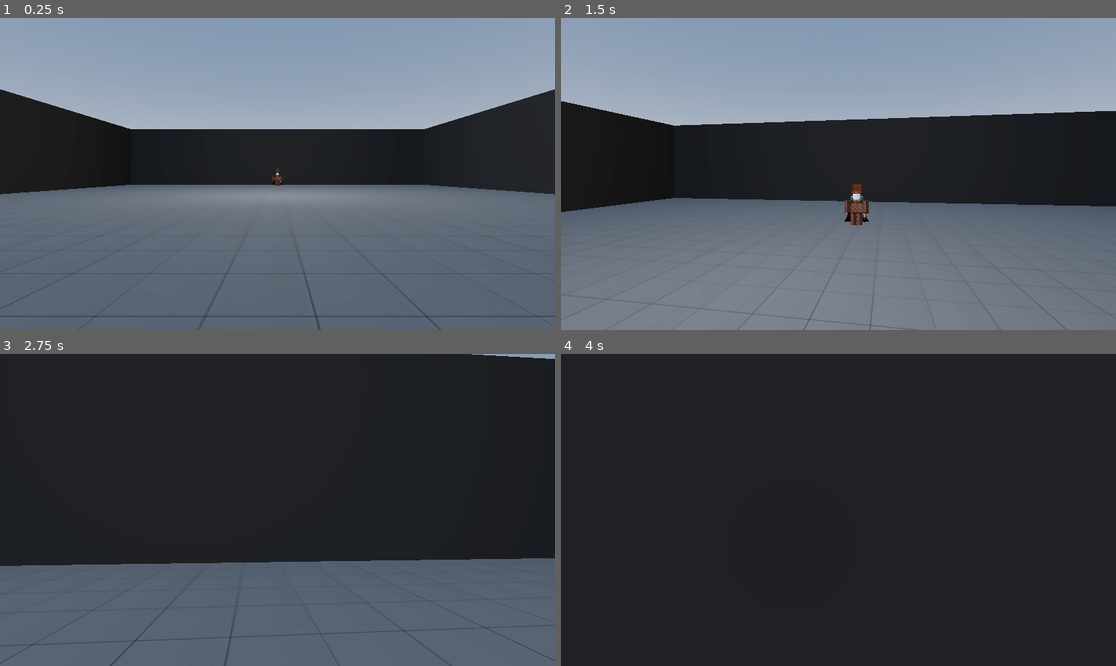
Above: before the commit, frames 1-4 (two rows, left to right).
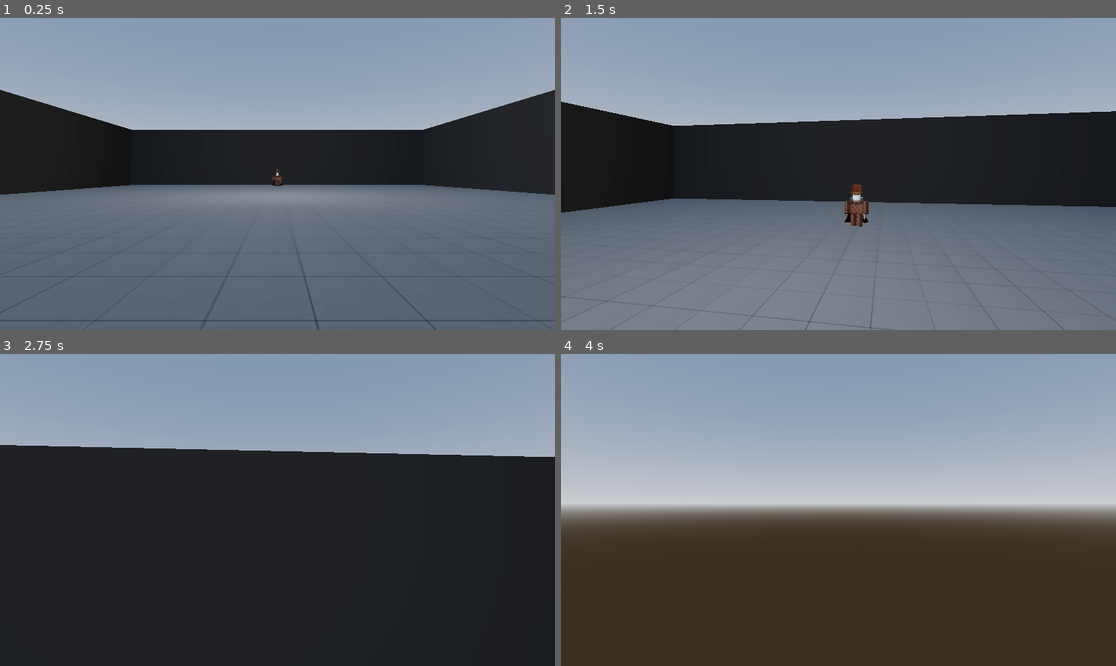
Above: after the commit, the same moments.

Repository: fantasticyeyplustiger/fantastic-boss-fight
Game: Godot game, scene res://Level/Level.tscn
Two runs of this game, one before a commit and one after it. Both use one fixed random seed, a clock stepped at 60 frames per second and the inputs below.
Inputs (mouse positions are in pixels of both pictures, inside the frame that each line leads up to):
- Up to frame 1 (0.25 s): no input
- Up to frame 2 (1.5 s): tap Enter at 0.5 s; move the mouse to (866, 174) at 0.52 s; hold W (up) from 0.53 s (still down); tap F (parry, bound only after the commit) at 0.6 s; tap Space (jump) at 0.77 s; move the mouse to (810, 174) at 1.27 s; tap Shift (dash) at 1.35 s
- Up to frame 3 (2.75 s): keep holding W (up); tap Space (jump) at 1.52 s; tap F (parry, bound only after the commit) at 1.55, 2.1 s; move the mouse to (288, 503) at 2.02 s
- Up to frame 4 (4 s): keep holding W (up); move the mouse to (832, 516) at 2.77 s; tap F (parry, bound only after the commit) at 2.85, 3.8 s; tap Space (jump) at 3.02, 3.77 s; move the mouse to (877, 513) at 3.52 s; hold Shift (dash) from 3.53 s (still down)

The runs differ from the first frame. In frame 1, 0.8% of the frame differs, in the area x 0-100%, y 22-100%; in frame 2, 0.6%; in frame 3, 64%; in frame 4, 100%, in the area x 0-100%, y 0-100%.

Commit message:
successful parry

Diff:
--- a/fantastic-boss-fight/Boss/Boss.gd
+++ b/fantastic-boss-fight/Boss/Boss.gd
@@ -41,6 +41,8 @@
 	elif not attacking and can_walk:
 		walk_towards_player()
 
+	Global.boss_position = global_position
+
 
 func attack_loop() -> void:
 
@@ -54,12 +56,14 @@
 				ground_charge(target_position)
 			else:
 				air_charge(target_position)
-		6: pass
+		6: throw_fist()
 		7: pass
 		8: pass # RESET
 
 	attacking = false
+	current_attack += 1
 
+## Makes the boss charge towards the player in the air.
 func air_charge(target_position : Vector3) -> void:
 	damage = MED_DAMAGE
 	look_at(target_position)
@@ -87,6 +91,7 @@
 	walk_cooldown.start(0.2)
 	attack_cd_timer.start(0.25)
 
+## Makes the boss charge towards the player on the ground.
 func ground_charge(target_position : Vector3) -> void:
 	damage = HIGH_DAMAGE
 
@@ -138,6 +143,17 @@
 	attack_cd_timer.start(0.75)
 	SpawnObject.ground_shockwave(target_position)
 
+## Makes the boss throw his right arm/fist towards the player.
+# Constantly chases them until it hits, gets parried, or runs out of time to hit.
+func throw_fist() -> void:
+	$Torso/RightArm.visible = false
+	SpawnObject.right_arm(global_position + Vector3(0.56, 0, 0))
+
+	walk_cooldown.start(0.45)
+	attack_cd_timer.start(0.5)
+	respawn_right_arm(1.0) # Await is asynchronous
+
+
 func walk_towards_player() -> void:
 	var vector2_pos = Vector3(global_position.x, 0.0, global_position.z)
 	var vector2_player_pos = Vector3(Global.player_position.x, 0.0, Global.player_position.z)
@@ -157,6 +173,10 @@
 	rotation.x = 0
 	rotation.z = 0
 
+func respawn_right_arm(wait_time : float) -> void:
+	await get_tree().create_timer(wait_time).timeout
+	$Torso/RightArm.visible = true
+
 func reset_cooldown() -> void:
 	attack_cooldown = false
 
--- a/fantastic-boss-fight/Boss/Boss.tscn
+++ b/fantastic-boss-fight/Boss/Boss.tscn
@@ -17,6 +17,7 @@
 [ext_resource type="Texture2D" uid="uid://bp4ixlf7s5xe0" path="res://Boss/BossTextures/RightArm.png" id="15_bypl5"]
 [ext_resource type="ArrayMesh" uid="uid://dti73rrp1wpt2" path="res://Boss/BossOBJ/RightLeg.obj" id="16_0s803"]
 [ext_resource type="Texture2D" uid="uid://bx0ljwscbm2y6" path="res://Boss/BossTextures/RightLeg.png" id="17_kxks5"]
+[ext_resource type="Script" uid="uid://bvhgjin7bhwg0" path="res://Knockback.gd" id="18_b0eo8"]
 
 [sub_resource type="StandardMaterial3D" id="StandardMaterial3D_exinx"]
 albedo_texture = ExtResource("3_b0eo8")
@@ -58,7 +59,7 @@
 albedo_color = Color(1, 0, 0, 0)
 
 [sub_resource type="CylinderShape3D" id="CylinderShape3D_8ujus"]
-height = 20.0
+height = 80.0
 radius = 25.0
 
 [sub_resource type="CylinderMesh" id="CylinderMesh_8ujus"]
@@ -456,6 +457,7 @@
 [node name="ChargePath" type="Area3D" parent="."]
 collision_layer = 2
 collision_mask = 0
+script = ExtResource("18_b0eo8")
 
 [node name="Hitbox" type="CollisionShape3D" parent="ChargePath"]
 transform = Transform3D(1, 0, 0, 0, 1, 0, 0, 0, 1, 0, 0, -61)
@@ -471,6 +473,9 @@
 [node name="ChargeLanding" type="Area3D" parent="."]
 collision_layer = 2
 collision_mask = 0
+script = ExtResource("18_b0eo8")
+knockback = true
+launch_up = true
 
 [node name="LandingHitbox" type="CollisionShape3D" parent="ChargeLanding"]
 visible = false
@@ -486,9 +491,12 @@
 [node name="AirChargePath" type="Area3D" parent="."]
 collision_layer = 2
 collision_mask = 0
+script = ExtResource("18_b0eo8")
+knockback = true
 
 [node name="Hitbox" type="CollisionShape3D" parent="AirChargePath"]
 transform = Transform3D(1, 0, 0, 0, -4.37114e-08, 1, 0, -1, -4.37114e-08, 0, 0, -16)
+visible = false
 shape = SubResource("CylinderShape3D_b0eo8")
 
 [node name="VisibleHitbox" type="MeshInstance3D" parent="AirChargePath"]
--- a/fantastic-boss-fight/Global.gd
+++ b/fantastic-boss-fight/Global.gd
@@ -2,3 +2,5 @@
 
 var player_position : Vector3
 var player_in_air : bool
+
+var boss_position : Vector3
--- /dev/null
+++ b/fantastic-boss-fight/Knockback.gd
@@ -0,0 +1,6 @@
+extends Area3D
+
+## For knocking back the player if they get hit by this hitbox.
+@export var knockback : bool = false
+@export var launch_up : bool = false
+@export var parryable : bool = false
--- a/fantastic-boss-fight/Level/GlobalSpawner.tscn
+++ b/fantastic-boss-fight/Level/GlobalSpawner.tscn
@@ -1,9 +1,6 @@
-[gd_scene load_steps=3 format=3 uid="uid://b6gda610u3aa0"]
+[gd_scene load_steps=2 format=3 uid="uid://b6gda610u3aa0"]
 
 [ext_resource type="Script" uid="uid://dtdkpvtmmg04e" path="res://Level/SpawnObject.gd" id="1_7rg07"]
-[ext_resource type="PackedScene" uid="uid://deyfmbyhdj6lj" path="res://Level/SpawnedObjects/GroundShockwave.tscn" id="2_7rg07"]
 
 [node name="GlobalSpawner" type="Node3D"]
 script = ExtResource("1_7rg07")
-
-[node name="Shockwave" parent="." instance=ExtResource("2_7rg07")]
--- a/fantastic-boss-fight/Level/SpawnObject.gd
+++ b/fantastic-boss-fight/Level/SpawnObject.gd
@@ -1,9 +1,16 @@
 extends Node3D
 
 @onready var ground_shockwave_mesh = preload("res://Level/SpawnedObjects/GroundShockwave.tscn")
+@onready var right_arm_mesh = preload("res://Level/SpawnedObjects/RightArm.tscn")
 
 func ground_shockwave(target_position : Vector3) -> void:
 	var new_shockwave : MeshInstance3D = ground_shockwave_mesh.instantiate()
 	new_shockwave.position = Vector3(target_position.x, 0.0, target_position.z)
 	new_shockwave.visible = true
 	add_child(new_shockwave)
+
+func right_arm(arm_position : Vector3) -> void:
+	var new_arm : CharacterBody3D = right_arm_mesh.instantiate()
+	new_arm.position = arm_position
+	new_arm.visible = true
+	add_child(new_arm)
--- /dev/null
+++ b/fantastic-boss-fight/Level/SpawnedObjects/RightArm.gd
@@ -0,0 +1,20 @@
+extends CharacterBody3D
+
+var damage : float = 50.0
+var toward_player : bool = true
+
+func _physics_process(_delta: float) -> void:
+	if toward_player:
+		velocity = (Global.player_position - global_position) * 3.0
+		look_at(Global.player_position)
+	else:
+		velocity = (Global.boss_position - global_position) * 4.0
+		look_at(Global.boss_position)
+	move_and_slide()
+
+func hit(area: Area3D) -> void:
+	if area.get_parent().parrying:
+		toward_player = false
+
+func destroy_self() -> void:
+	queue_free()
--- /dev/null
+++ b/fantastic-boss-fight/Level/SpawnedObjects/RightArm.tscn
@@ -0,0 +1,72 @@
+[gd_scene load_steps=12 format=3 uid="uid://byownf0n8g04s"]
+
+[ext_resource type="ArrayMesh" uid="uid://ddfixeyfopnll" path="res://Boss/BossOBJ/RightArm.obj" id="1_54uvx"]
+[ext_resource type="Script" uid="uid://b3mlci34x4swv" path="res://Level/SpawnedObjects/RightArm.gd" id="1_rpk7q"]
+[ext_resource type="Texture2D" uid="uid://bp4ixlf7s5xe0" path="res://Boss/BossTextures/RightArm.png" id="2_rpk7q"]
+[ext_resource type="Script" uid="uid://bvhgjin7bhwg0" path="res://Knockback.gd" id="4_e1rwd"]
+
+[sub_resource type="StandardMaterial3D" id="StandardMaterial3D_qukvd"]
+albedo_texture = ExtResource("2_rpk7q")
+
+[sub_resource type="BoxShape3D" id="BoxShape3D_54uvx"]
+size = Vector3(0.35, 0.35, 0.75)
+
+[sub_resource type="BoxShape3D" id="BoxShape3D_e1rwd"]
+
+[sub_resource type="Curve" id="Curve_rpk7q"]
+_data = [Vector2(0, 0.775281), 0.0, 0.0, 0, 0, Vector2(0.551471, 0.707865), 0.0, 0.0, 0, 0, Vector2(0.977941, 0.123596), 0.0, 0.0, 0, 0]
+point_count = 3
+
+[sub_resource type="CurveTexture" id="CurveTexture_e1rwd"]
+curve = SubResource("Curve_rpk7q")
+
+[sub_resource type="ParticleProcessMaterial" id="ParticleProcessMaterial_c4nw0"]
+lifetime_randomness = 0.1
+emission_shape = 3
+emission_box_extents = Vector3(0.15, 0.15, 0.1)
+gravity = Vector3(0, 0, 20)
+scale_curve = SubResource("CurveTexture_e1rwd")
+
+[sub_resource type="SphereMesh" id="SphereMesh_8qf71"]
+
+[node name="RightArm" type="CharacterBody3D"]
+transform = Transform3D(7, 0, 0, 0, 7, 0, 0, 0, 7, 0, 0, 0)
+collision_layer = 0
+collision_mask = 4
+script = ExtResource("1_rpk7q")
+
+[node name="RightArmMesh" type="MeshInstance3D" parent="."]
+transform = Transform3D(1, 0, 0, 0, -4.37114e-08, -1, 0, 1, -4.37114e-08, -0.56, 0, 0)
+mesh = ExtResource("1_54uvx")
+surface_material_override/0 = SubResource("StandardMaterial3D_qukvd")
+
+[node name="Hitbox" type="Area3D" parent="."]
+collision_layer = 2
+collision_mask = 8
+script = ExtResource("4_e1rwd")
+knockback = true
+parryable = true
+
+[node name="Collision" type="CollisionShape3D" parent="Hitbox"]
+transform = Transform3D(1, 0, 0, 0, 1, 0, 0, 0, 1, 0, 0.00878014, -0.00193787)
+shape = SubResource("BoxShape3D_54uvx")
+
+[node name="NoCollision" type="CollisionShape3D" parent="."]
+visible = false
+shape = SubResource("BoxShape3D_e1rwd")
+disabled = true
+
+[node name="Timer" type="Timer" parent="."]
+wait_time = 8.0
+one_shot = true
+autostart = true
+
+[node name="GPUParticles3D" type="GPUParticles3D" parent="."]
+transform = Transform3D(1, 0, 0, 0, 1, 0, 0, 0, 1, 0, 0, 0.38)
+amount = 64
+lifetime = 1.5
+process_material = SubResource("ParticleProcessMaterial_c4nw0")
+draw_pass_1 = SubResource("SphereMesh_8qf71")
+
+[connection signal="area_entered" from="Hitbox" to="." method="hit"]
+[connection signal="timeout" from="Timer" to="." method="destroy_self"]
--- a/fantastic-boss-fight/Player.gd
+++ b/fantastic-boss-fight/Player.gd
@@ -10,9 +10,10 @@
 var speed : float = 15.0
 var jump : float = 9.0
 
-var health : float = 500.0
+var health : float = 5000.0
 
 var can_move : bool = true
+var parrying : bool = false
 
 @onready var head : Node3D = $Head
 @onready var camera : Camera3D = $Head/Camera3D
@@ -40,9 +41,14 @@
 	if Input.is_action_pressed("jump") and is_on_floor():
 		velocity.y = jump
 
+	if Input.is_action_just_pressed("parry") and not parrying:
+		parrying = true
+		parry()
+
 	if not is_on_floor():
 		velocity.y -= GRAVITY * delta
 
+	# (For movement direction.)
 	var input_direction : Vector2 = Input.get_vector("left", "right", "up", "down")
 	var direction : Vector3 = (head.transform.basis * Vector3(input_direction.x, 0, input_direction.y)).normalized()
 
@@ -61,9 +67,28 @@
 	Global.player_position = global_position
 	move_and_slide()
 
+func parry() -> void:
+	await get_tree().create_timer(1.0).timeout
+	parrying = false
 
 func get_hit(area: Area3D) -> void:
-	health -= area.get_parent().damage
-	print(health)
+	if not parrying or (parrying and not area.parryable):
+		health -= area.get_parent().damage
+	else:
+		print("successful parry")
+
 	if health <= 0.0:
 		can_move = false
+
+	if area.knockback:
+		get_knockbacked(area.global_position, area.launch_up)
+
+func get_knockbacked(position_of_kb : Vector3, launch_up : bool) -> void:
+	velocity -= (position_of_kb.normalized() - global_position.normalized()) * 10
+	if launch_up:
+		velocity.y = 35.0
+	else:
+		velocity.y = 0.0
+
+	print(velocity)
+	move_and_slide()
--- a/fantastic-boss-fight/Player/Player.tscn
+++ b/fantastic-boss-fight/Player/Player.tscn
@@ -24,11 +24,11 @@
 [node name="Head" type="Node3D" parent="."]
 
 [node name="Camera3D" type="Camera3D" parent="Head"]
-transform = Transform3D(1, 0, 0, 0, 1, 0, 0, 0, 1, 0, 0.75, 0)
+transform = Transform3D(1, 0, 0, 0, 1, 0, 0, 0, 1, 0, 0.8, 0)
 fov = 60.0
 
 [node name="Area3D" type="Area3D" parent="."]
-collision_layer = 0
+collision_layer = 8
 collision_mask = 2
 
 [node name="CollisionShape3D" type="CollisionShape3D" parent="Area3D"]
--- a/fantastic-boss-fight/project.godot
+++ b/fantastic-boss-fight/project.godot
@@ -78,7 +78,14 @@
 "events": [Object(InputEventKey,"resource_local_to_scene":false,"resource_name":"","device":-1,"window_id":0,"alt_press …(191 unchanged characters)…
 ]
 }
+parry={
+"deadzone": 0.2,
+"events": [Object(InputEventKey,"resource_local_to_scene":false,"resource_name":"","device":-1,"window_id":0,"alt_pressed":false,"shift_pressed":false,"ctrl_pressed":false,"meta_pressed":false,"pressed":false,"keycode":0,"physical_keycode":70,"key_label":0,"unicode":102,"location":0,"echo":false,"script":null)
+]
+}
 
 [layer_names]
 
 3d_physics/layer_2="BOSS_ATTACKS"
+3d_physics/layer_3="BOSS_HITBOX"
+3d_physics/layer_4="PLAYER_ATTACKS"
Not shown: 1 places in fantastic-boss-fight/Boss/Boss.tscn that only renumber resources
Not shown, added: fantastic-boss-fight/Knockback.gd.uid
Not shown, added: fantastic-boss-fight/Level/SpawnedObjects/RightArm.gd.uid
